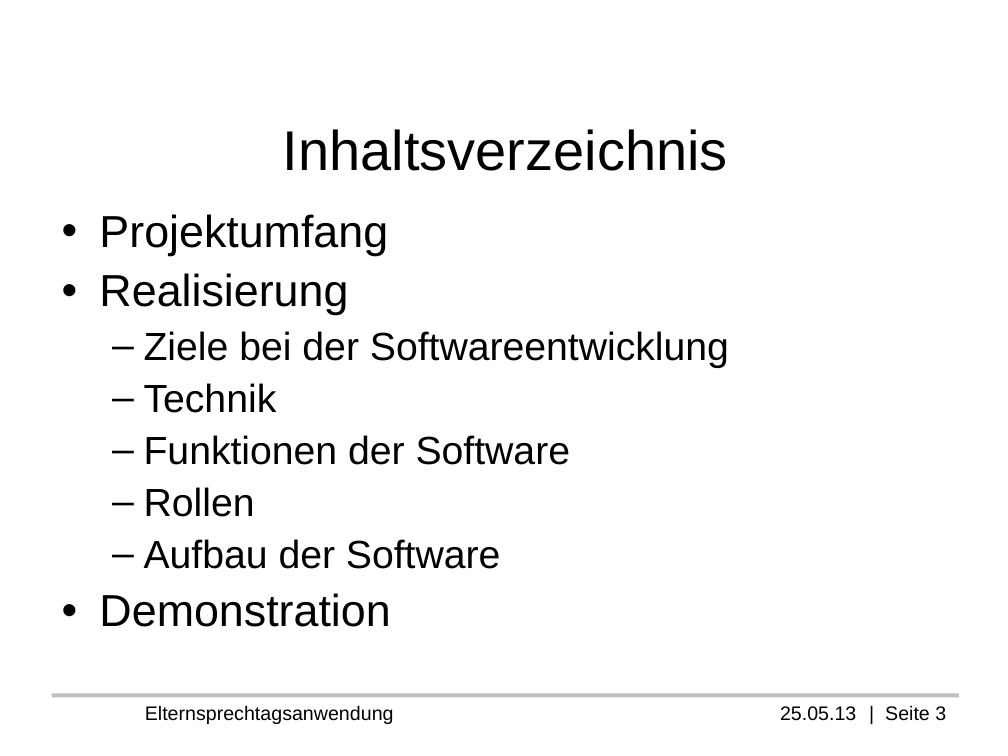
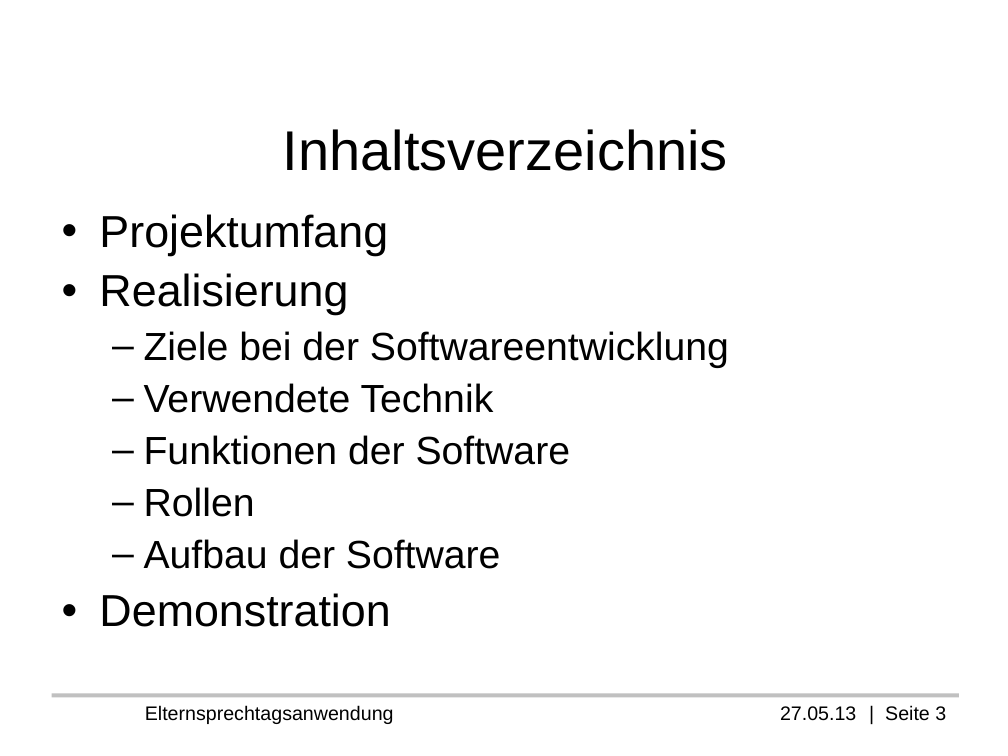
Before and after one commit to Professi/esta, a slide deck: slide 3 of docs/Praesentation/Elternsprechtagsanwendung(ESTA).odp. Drawn at 1008x756 pixels with LibreOffice and Linux fonts; fonts in the diff are those of the drawing; background and template pictures are left out. Boxes give left, top, right and bottom in pixels: in the first picture for what was removed or moved away, otherwise in the second. Text is boxed around its words. In the diff, an @@ line names an element or a change of style, - is before the commit and + after.

```diff
--- a/docs/Praesentation/Elternsprechtagsanwendung(ESTA).odp
+++ b/docs/Praesentation/Elternsprechtagsanwendung(ESTA).odp
@@ text at [144,383,494,413]: text changed @@
-  – Technik
+  – Verwendete Technik
@@ text at [145,705,946,724]: text changed @@
-Elternsprechtagsanwendung 25.05.13 | Seite 3
+Elternsprechtagsanwendung 27.05.13 | Seite 3
```
Also in this commit, not shown: 1 slide added, 1 slide removed, 1 other file.
